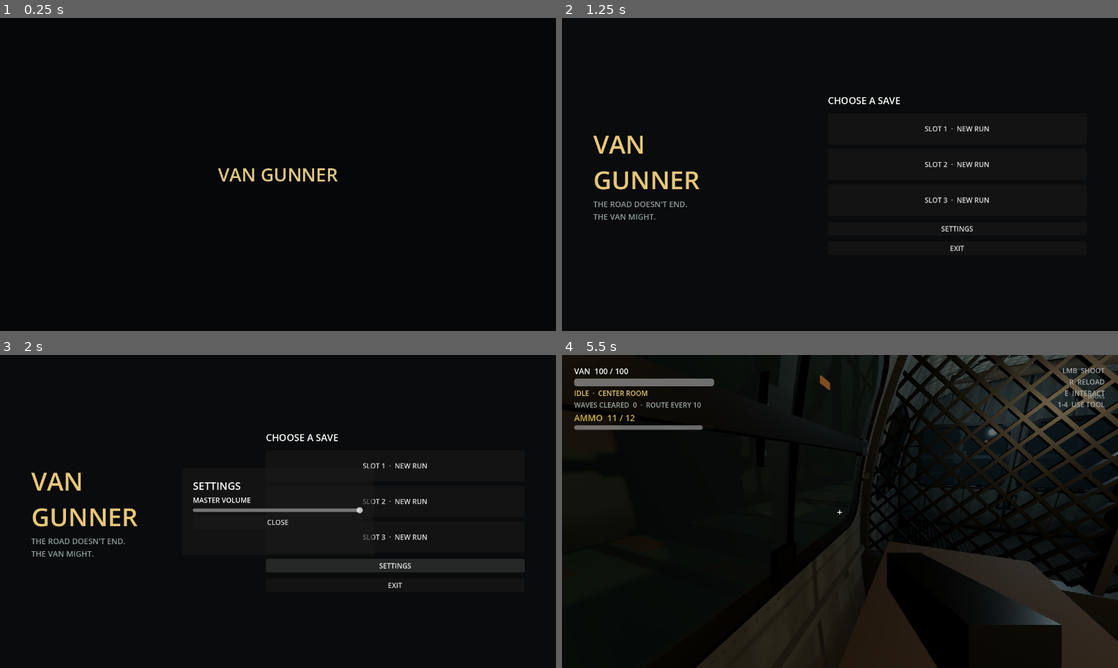
Above: before the commit, frames 1-4 (two rows, left to right).
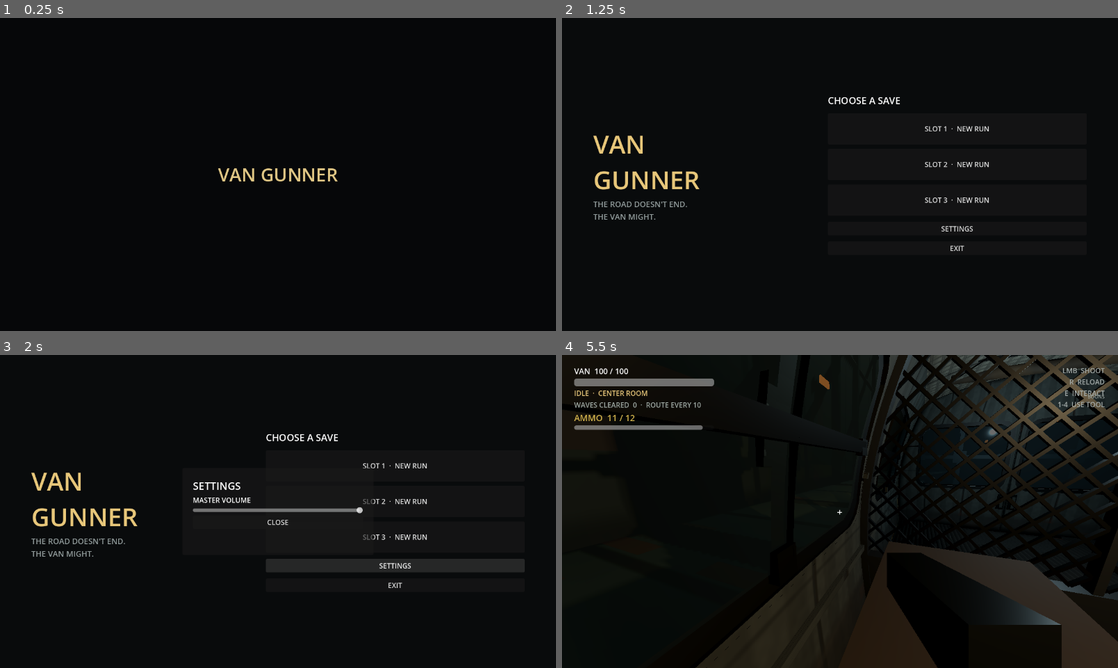
Above: after the commit, the same moments.

Repository: SebastianFreitas/van-gunner
Game: Godot game, scene res://scenes/boot/boot.tscn
Two runs of this game, one before a commit and one after it. Both use one fixed random seed, a clock stepped at 60 frames per second and the inputs below.
Inputs (mouse positions are in pixels of both pictures, inside the frame that each line leads up to):
- Up to frame 1 (0.25 s): no input
- Up to frame 2 (1.25 s): tap Enter at 0.5 s; move the mouse to (962, 158) at 0.52 s; hold D (move_right) from 0.53 s (still down); hold E (interact) from 0.53 s (still down)
- Up to frame 3 (2 s): release D (move_right) at 1.25 s; release E (interact) at 1.25 s; click "SETTINGS" at 1.25 s
- Up to frame 4 (5.5 s): click "SLOT 1 · NEW RUN" at 2 s; tap Space at 2.75, 5 s; move the mouse to (812, 511) at 2.77 s; hold W (move_forward) from 2.78 s (still down); click (812, 511) at 2.85 s; move the mouse to (851, 505) at 3.52 s; hold 1 (use_slot_1) 3.53-4.28 s; tap Enter at 4.25 s; move the mouse to (834, 517) at 4.27 s; tap 2 (use_slot_2) at 4.35 s; move the mouse to (878, 514) at 5.02 s; hold 3 (use_slot_3) from 5.03 s (still down)

Frames 1-3 are identical in both runs. In frame 4, 0.2% of the frame differs, in the area x 25-100%, y 0-99%.

Commit message:
Preload the van scene during boot/menu to hide Continue/New load hitch.
Co-authored-by: Cursor <cursoragent@cursor.com>

Diff:
--- a/scenes/ui/main_menu.tscn
+++ b/scenes/ui/main_menu.tscn
@@ -124,6 +124,38 @@
 layout_mode = 2
 text = "CLOSE"
 
+[node name="LoadingOverlay" type="ColorRect" parent="."]
+unique_name_in_owner = true
+visible = false
+layout_mode = 1
+anchors_preset = 15
+anchor_right = 1.0
+anchor_bottom = 1.0
+grow_horizontal = 2
+grow_vertical = 2
+mouse_filter = 0
+color = Color(0.02, 0.025, 0.028, 0.92)
+
+[node name="LoadingLabel" type="Label" parent="LoadingOverlay"]
+unique_name_in_owner = true
+layout_mode = 1
+anchors_preset = 8
+anchor_left = 0.5
+anchor_top = 0.5
+anchor_right = 0.5
+anchor_bottom = 0.5
+offset_left = -160.0
+offset_top = -24.0
+offset_right = 160.0
+offset_bottom = 24.0
+grow_horizontal = 2
+grow_vertical = 2
+theme_override_colors/font_color = Color(0.91, 0.78, 0.48, 1)
+theme_override_font_sizes/font_size = 28
+text = "LOADING..."
+horizontal_alignment = 1
+vertical_alignment = 1
+
 [connection signal="pressed" from="Margin/Layout/Menu/Settings" to="." method="_on_settings_pressed"]
 [connection signal="pressed" from="Margin/Layout/Menu/Exit" to="." method="_on_exit_pressed"]
 [connection signal="value_changed" from="SettingsPanel/SettingsMargin/SettingsLayout/MasterVolume" to="." method="_on_volume_changed"]
--- a/scripts/core/scene_router.gd
+++ b/scripts/core/scene_router.gd
@@ -4,15 +4,72 @@
 const VAN := "res://scenes/van/van.tscn"
 
 var _transitioning := false
+var _van_packed: PackedScene
+var _van_preload_started := false
 
 
 func go_to_main_menu() -> void:
 	GameSession.set_chill_mode(false)
 	_change_scene(MAIN_MENU)
+	preload_van()
+
+
+func preload_van() -> void:
+	if _van_packed != null or _van_preload_started:
+		return
+	_van_preload_started = true
+	var error := ResourceLoader.load_threaded_request(VAN)
+	if error != OK:
+		push_error("Could not start threaded load for %s (error %s)." % [VAN, error])
+		_van_preload_started = false
+
+
+func is_van_ready() -> bool:
+	return _resolve_van_packed() != null
 
 
 func go_to_van() -> void:
-	_change_scene(VAN)
+	if _transitioning:
+		return
+	_transitioning = true
+	var packed := await _await_van_packed()
+	var error := OK
+	if packed != null:
+		error = get_tree().change_scene_to_packed(packed)
+	else:
+		error = get_tree().change_scene_to_file(VAN)
+	if error != OK:
+		push_error("Could not load scene %s (error %s)." % [VAN, error])
+	_transitioning = false
+
+
+func _await_van_packed() -> PackedScene:
+	preload_van()
+	while true:
+		var packed := _resolve_van_packed()
+		if packed != null:
+			return packed
+		if not _van_preload_started:
+			return null
+		var status := ResourceLoader.load_threaded_get_status(VAN)
+		if status == ResourceLoader.THREAD_LOAD_FAILED:
+			push_error("Threaded load failed for %s." % VAN)
+			_van_preload_started = false
+			return null
+		await get_tree().process_frame
+	return null
+
+
+func _resolve_van_packed() -> PackedScene:
+	if _van_packed != null:
+		return _van_packed
+	if not _van_preload_started:
+		return null
+	var status := ResourceLoader.load_threaded_get_status(VAN)
+	if status != ResourceLoader.THREAD_LOAD_LOADED:
+		return null
+	_van_packed = ResourceLoader.load_threaded_get(VAN) as PackedScene
+	return _van_packed
 
 
 func _change_scene(path: String) -> void:
--- a/scripts/ui/boot.gd
+++ b/scripts/ui/boot.gd
@@ -5,5 +5,6 @@
 
 func _ready() -> void:
 	Input.mouse_mode = Input.MOUSE_MODE_VISIBLE
+	SceneRouter.preload_van()
 	await get_tree().create_timer(minimum_display_time).timeout
 	SceneRouter.go_to_main_menu()
--- a/scripts/ui/main_menu.gd
+++ b/scripts/ui/main_menu.gd
@@ -3,13 +3,19 @@
 @onready var slots: VBoxContainer = %Slots
 @onready var settings_panel: PanelContainer = %SettingsPanel
 @onready var master_volume: HSlider = %MasterVolume
+@onready var loading_overlay: ColorRect = %LoadingOverlay
+@onready var loading_label: Label = %LoadingLabel
+
+var _starting := false
 
 
 func _ready() -> void:
 	Input.mouse_mode = Input.MOUSE_MODE_VISIBLE
 	_build_slots()
 	settings_panel.hide()
+	loading_overlay.hide()
 	master_volume.value = db_to_linear(AudioServer.get_bus_volume_db(0))
+	SceneRouter.preload_van()
 
 
 func _build_slots() -> void:
@@ -43,17 +49,35 @@
 
 
 func _on_slot_pressed(slot: int) -> void:
+	if _starting:
+		return
+	_starting = true
+	await _begin_run()
 	if not SaveManager.load_slot(slot):
 		GameSession.start_new(slot)
-	SceneRouter.go_to_van()
+	await SceneRouter.go_to_van()
 
 
 func _on_new_run_pressed(slot: int) -> void:
+	if _starting:
+		return
+	_starting = true
+	await _begin_run()
 	GameSession.start_new(slot)
-	SceneRouter.go_to_van()
+	await SceneRouter.go_to_van()
+
+
+func _begin_run() -> void:
+	loading_label.text = "LOADING..."
+	loading_overlay.show()
+	# Let the overlay paint before the scene swap hitch.
+	await get_tree().process_frame
+	await get_tree().process_frame
 
 
 func _on_settings_pressed() -> void:
+	if _starting:
+		return
 	settings_panel.visible = not settings_panel.visible
 
 
@@ -62,4 +86,6 @@
 
 
 func _on_exit_pressed() -> void:
+	if _starting:
+		return
 	get_tree().quit()
